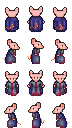
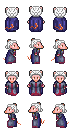
Layered file, before and after one edit (72x128). Changes by layer:
added layer "hair-gray" above "eyes-dark" over [5, 6, 67, 114]
